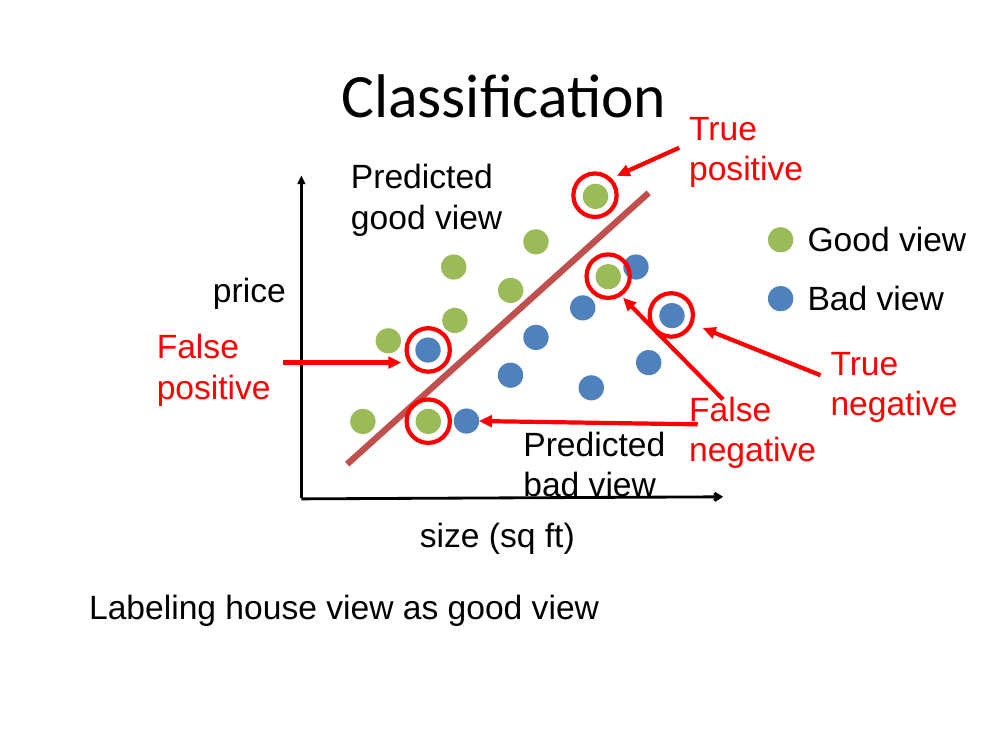
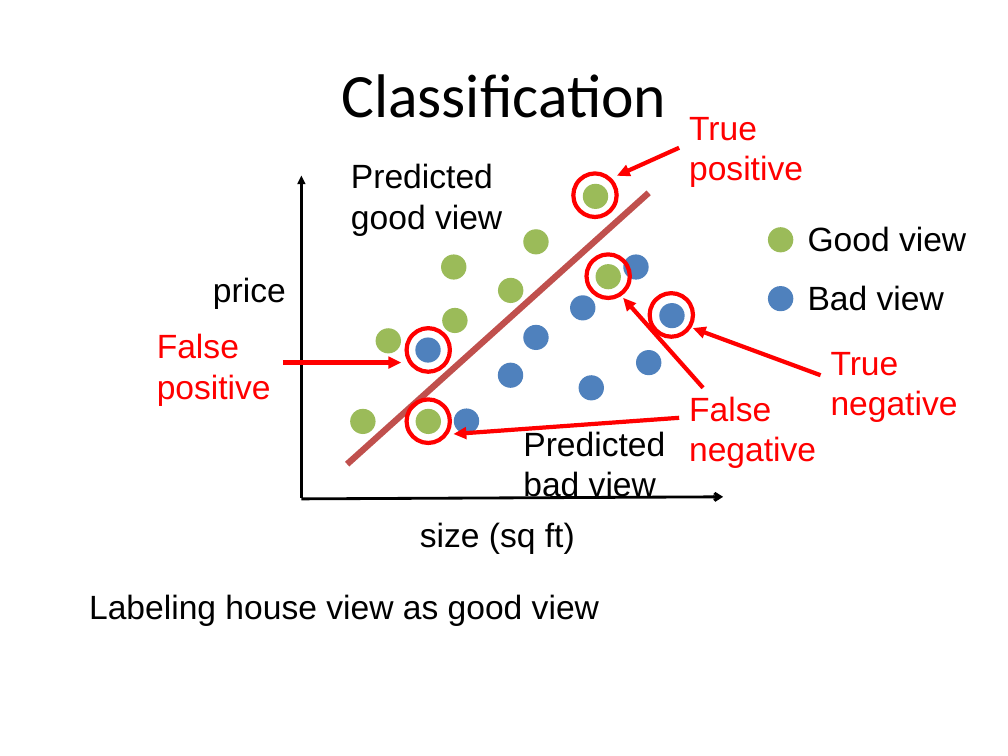
Before and after one commit to aloksharma1993/techfest-ml-tutorial, a slide deck: slide 15 of Techfest_ML.pptx (slide 14 before the commit). Drawn at 1008x756 pixels with LibreOffice and Linux fonts; fonts in the diff are those of the drawing. Boxes give left, top, right and bottom in pixels: in the first picture for what was removed or moved away, otherwise in the second. Text is boxed around its words. In the diff, an @@ line names an element or a change of style, - is before the commit and + after.

```diff
--- a/Techfest_ML.pptx
+++ b/Techfest_ML.pptx
@@ arrow moved from (723, 399) - (623, 298) to (703, 388) - (623, 298) @@
@@ arrow moved from (821, 375) - (703, 329) to (821, 375) - (694, 329) @@
@@ arrow moved from (698, 424) - (479, 421) to (679, 418) - (454, 434) @@
```
Also in this commit, not shown: 6 other slides changed, 1 slide added.
